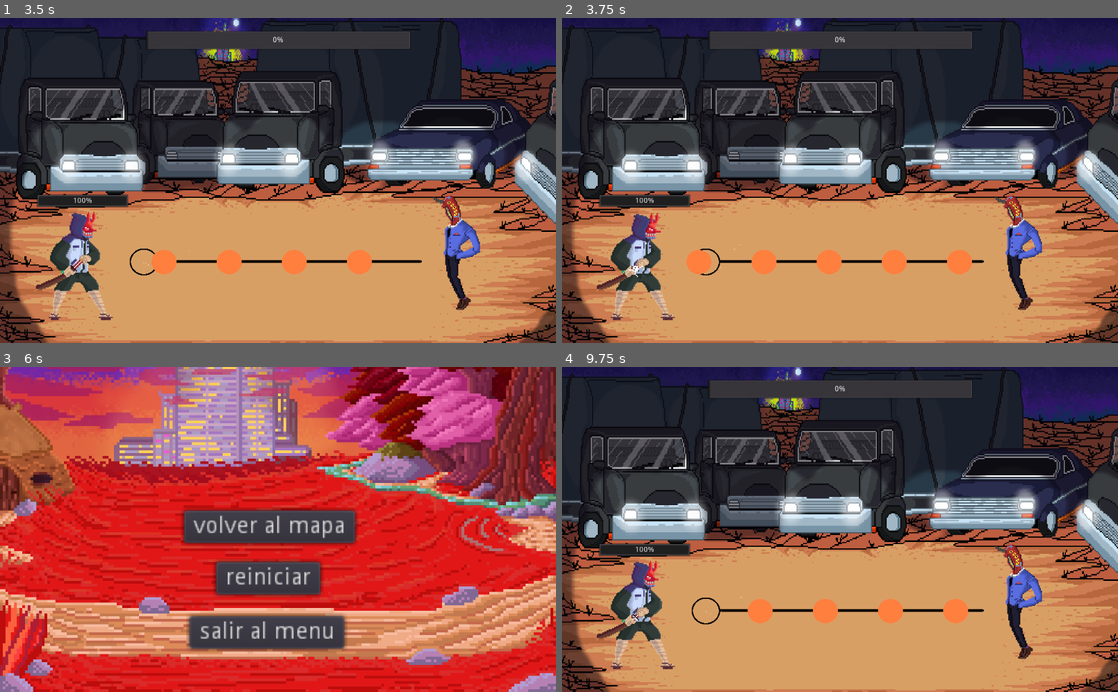
Above: before the commit, frames 1-4 (two rows, left to right).
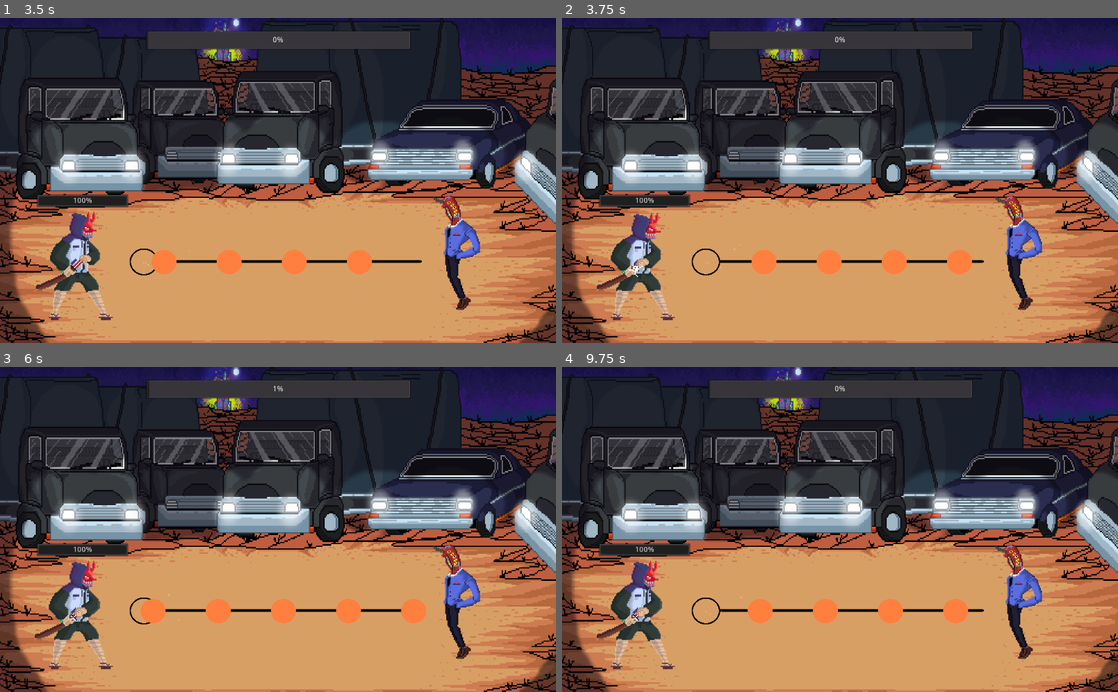
Above: after the commit, the same moments.

Repository: brunojardon/soundpanicAlpha
Game: Godot game, scene res://scene/mains/battleScene.tscn
Two runs of this game, one before a commit and one after it. Both use one fixed random seed, a clock stepped at 60 frames per second and the inputs below. This scene is started directly instead of the project's main scene.
Inputs:
- Up to frame 1 (3.5 s): tap Enter (enter) at 0.5, 0.6, 2.1 s; hold D (derecha) 0.53-1.28 s; hold S (abajo) 1.28-2.03 s; tap E (key-e) at 1.35, 2.85 s; hold D (derecha) 2.03-2.78 s; hold W (arriba) from 2.78 s (still down)
- Up to frame 2 (3.75 s): release W (arriba) at 3.53 s; hold A (izquierda) from 3.53 s (still down); tap Enter (enter) at 3.6 s
- Up to frame 3 (6 s): tap E (key-e) at 4.35, 5.85 s; release A (izquierda) at 5.03 s; hold S (abajo) 5.03-5.78 s; tap Enter (enter) at 5.1 s; hold D (derecha) from 5.78 s (still down)
- Up to frame 4 (9.75 s): release D (derecha) at 6.5 s; click "reiniciar" at 6.5 s; hold W (arriba) 7.28-8.03 s; tap Enter (enter) at 7.35, 8.85 s; hold D (derecha) 8.03-8.78 s; tap E (key-e) at 8.1, 9.6 s; hold S (abajo) 8.78-9.53 s; hold A (izquierda) from 9.53 s (still down)

Frame 1 is identical in both runs. In frame 2, 0.3% of the frame differs, in the area x 22-27%, y 71-79%; in frame 3, 96%, in the area x 0-100%, y 0-100%; in frame 4, less than 0.1%.

Commit message:
Improbizacion de animaciones de ataque en battlescene

Diff:
--- a/scene/props/prota.tscn
+++ b/scene/props/prota.tscn
@@ -23,9 +23,9 @@
 
 [sub_resource type="SpriteFrames" id=2]
 animations = [ {
-"frames": [ ExtResource( 8 ), ExtResource( 4 ), ExtResource( 10 ), ExtResource( 11 ), ExtResource( 2 ), ExtResource( 6 ), ExtResource( 9 ), ExtResource( 7 ), ExtResource( 5 ), ExtResource( 7 ), ExtResource( 9 ), ExtResource( 6 ), ExtResource( 2 ), ExtResource( 11 ), ExtResource( 10 ), ExtResource( 4 ), ExtResource( 8 ) ],
+"frames": [ ExtResource( 1 ), ExtResource( 1 ), ExtResource( 20 ), ExtResource( 1 ) ],
 "loop": false,
-"name": "tenguAttack",
+"name": "tenguAttackIdle",
 "speed": 15.0
 }, {
 "frames": [ ExtResource( 12 ), ExtResource( 14 ), ExtResource( 16 ), ExtResource( 17 ), ExtResource( 18 ), ExtResource( 13 ), ExtResource( 15 ), ExtResource( 19 ), ExtResource( 15 ), ExtResource( 13 ), ExtResource( 18 ), ExtResource( 17 ), ExtResource( 16 ) ],
@@ -33,9 +33,9 @@
 "name": "tenguAttack2",
 "speed": 15.0
 }, {
-"frames": [ ExtResource( 1 ), ExtResource( 1 ), ExtResource( 20 ), ExtResource( 1 ) ],
+"frames": [ ExtResource( 8 ), ExtResource( 4 ), ExtResource( 10 ), ExtResource( 11 ), ExtResource( 2 ), ExtResource( 6 ), ExtResource( 9 ), ExtResource( 7 ), ExtResource( 5 ), ExtResource( 7 ), ExtResource( 9 ), ExtResource( 6 ), ExtResource( 2 ), ExtResource( 11 ), ExtResource( 10 ), ExtResource( 4 ), ExtResource( 8 ) ],
 "loop": false,
-"name": "tenguAttackIdle",
+"name": "tenguAttack",
 "speed": 15.0
 } ]
 
--- a/scripts/bala.gd
+++ b/scripts/bala.gd
@@ -15,6 +15,8 @@
 	position += movimiento * delta
 	if Input.is_action_just_pressed("key-e") and dentro==true:
 		queue_free()
+	elif Input.is_action_just_pressed("key-a") and dentro==true:
+		queue_free()
 
 func _on_proyectil_area_exited(bloque):
 	dentro=false
